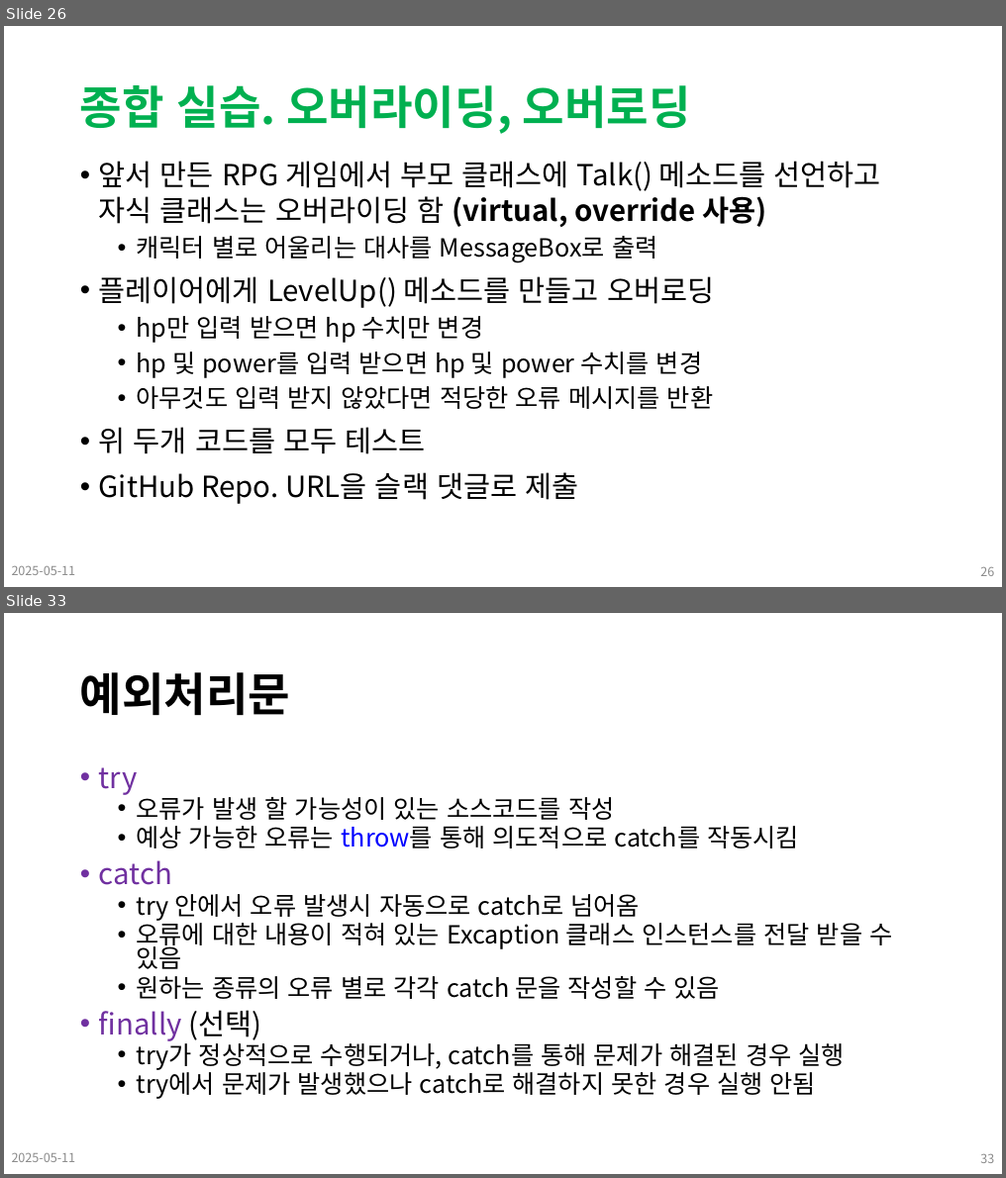
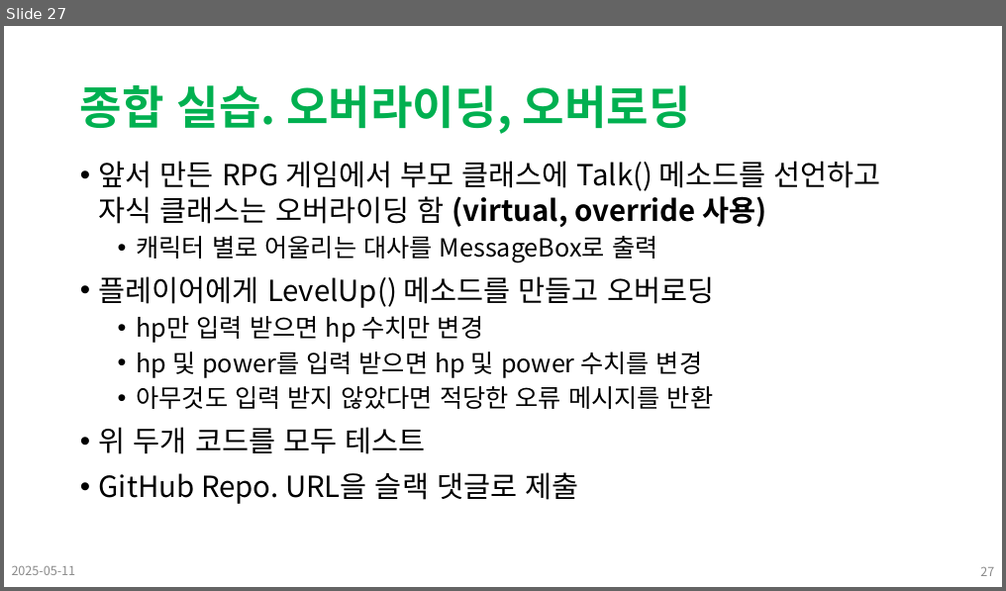
Before and after one commit to Leader-Lesson/KDT_SF_Short_5th, a slide deck: material/12_CSharp_심화문법 (상속).pptx. Shown one above the other, each under a label of ours: slides 26 and 33 before the commit, slide 27 after it; the slides between them are not shown. The pictures are 1006x1178 and 1006x591 pixels, drawn with LibreOffice and Linux fonts; fonts in the diff are those of the drawing; background and template pictures are left out. Boxes give left, top, right and bottom in pixels: in the first picture for what was removed or moved away, otherwise in the second. Text is boxed around its words. In the diff, an @@ line names an element or a change of style, - is before the commit and + after.

```diff
--- a/material/12_CSharp_심화문법 (상속).pptx
+++ b/material/12_CSharp_심화문법 (상속).pptx
@@ slide 33 removed at (x1=4, y1=613, x2=1002, y2=1174), background #FFFFFF @@
@@ title removed at (x1=80, y1=672, x2=290, y2=715) @@
-예외처리문
@@ text removed at (x1=99, y1=767, x2=892, y2=1099) @@
-• try
-  • 오류가 발생 할 가능성이 있는 소스코드를 작성
-  • 예상 가능한 오류는 throw를 통해 의도적으로 catch를 작동시킴
-• catch
-  • try 안에서 오류 발생시 자동으로 catch로 넘어옴
-  • 오류에 대한 내용이 적혀 있는 Excaption 클래스 인스턴스를 전달 받을 수 있음
-  • 원하는 종류의 오류 별로 각각 catch 문을 작성할 수 있음
-• finally (선택)
-  • try가 정상적으로 수행되거나, catch를 통해 문제가 해결된 경우 실행
-  • try에서 문제가 발생했으나 catch로 해결하지 못한 경우 실행 안됨
@@ text removed at (x1=12, y1=1154, x2=76, y2=1162) @@
-2025-05-11
@@ page number removed at (x1=980, y1=1155, x2=994, y2=1163) @@
-33
@@ what was slide 26 is now slide 27 @@
@@ page number at (x1=980, y1=568, x2=994, y2=576): text changed @@
-26
+27
```
Also in this commit, not shown: 1 slide changed, 1 slide added, 9 other slides removed, 5 other files.
